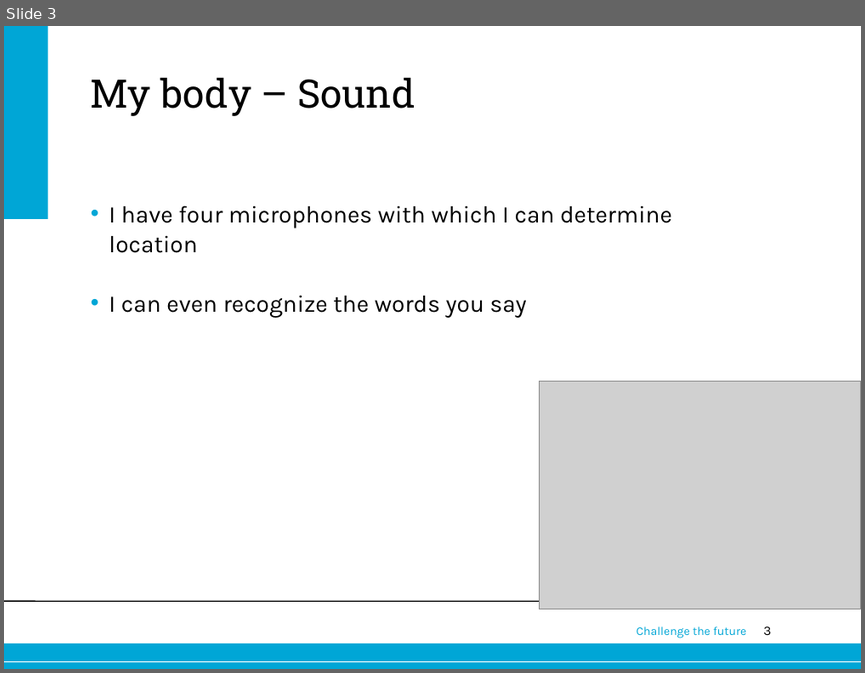
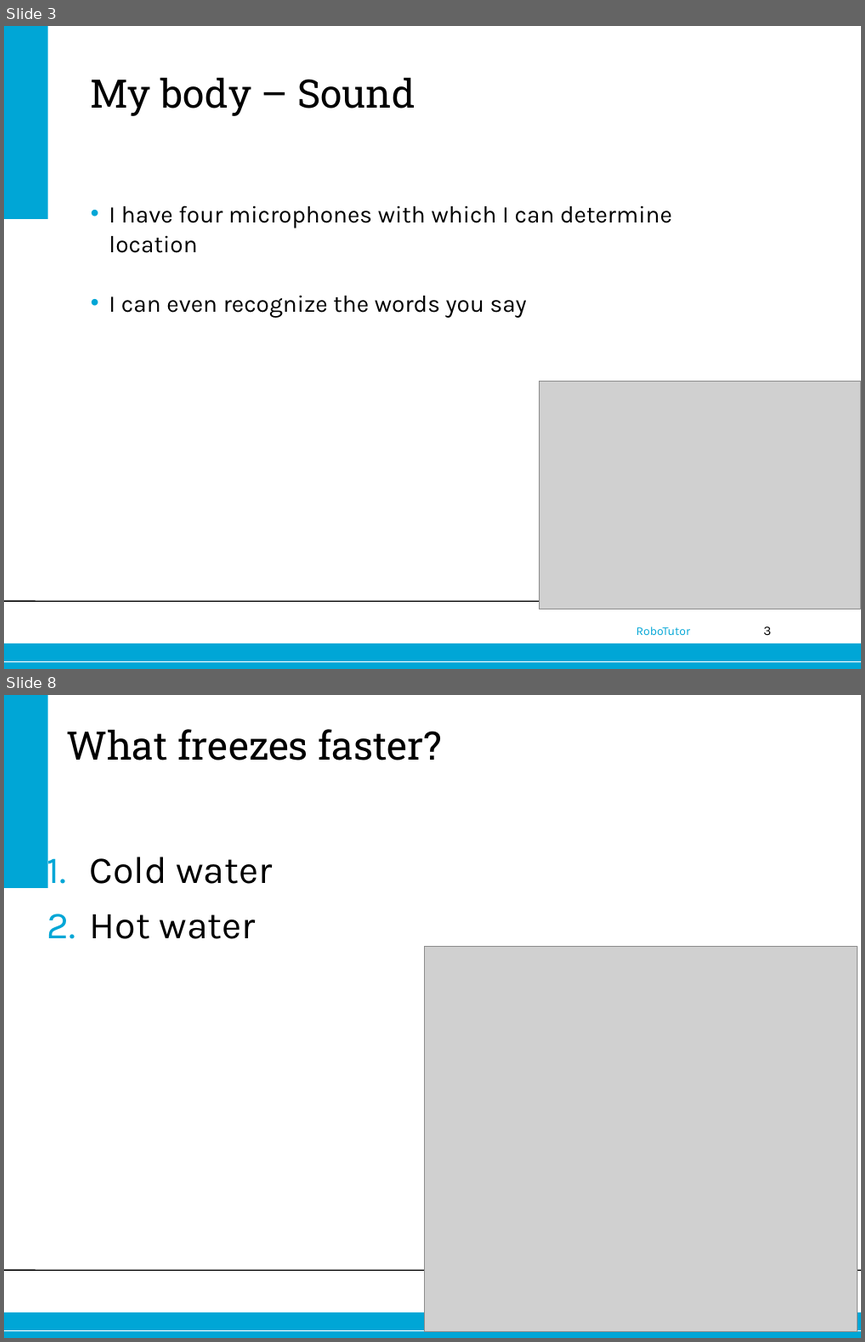
Before and after one commit to jettan/robotutor, a slide deck: Nao.ppt. Shown one above the other, each under a label of ours: slide 3 before the commit, slides 3 and 8 after it; the slides between them are not shown. The pictures are 865x673 and 865x1342 pixels, drawn with LibreOffice and Linux fonts; fonts in the diff are those of the drawing; grey boxes stand for pictures; background and template pictures are left out. Boxes give left, top, right and bottom in pixels: in the first picture for what was removed or moved away, otherwise in the second. Text is boxed around its words. In the diff, an @@ line names an element or a change of style, - is before the commit and + after.

```diff
--- a/Nao.ppt
+++ b/Nao.ppt
@@ slide 8 added at bbox=[4, 695, 861, 1338], background #FFFFFF; not listed: 4 template elements that a slide beside it also shows @@
@@ title added at bbox=[66, 729, 443, 760], 33 pt, text #000000 @@
+What freezes faster?
@@ text added at bbox=[90, 857, 272, 939], 32 pt, text #000000 @@
+1. Cold water
+2. Hot water
@@ picture added at bbox=[425, 946, 857, 1332] @@
@@ slide 3 changed as well @@
@@ text at bbox=[636, 626, 690, 635]: text changed @@
-Challenge the future
+RoboTutor
```
Also in this commit, not shown: 4 other slides changed, 4 other slides added, 2 slides removed, 3 other files.
